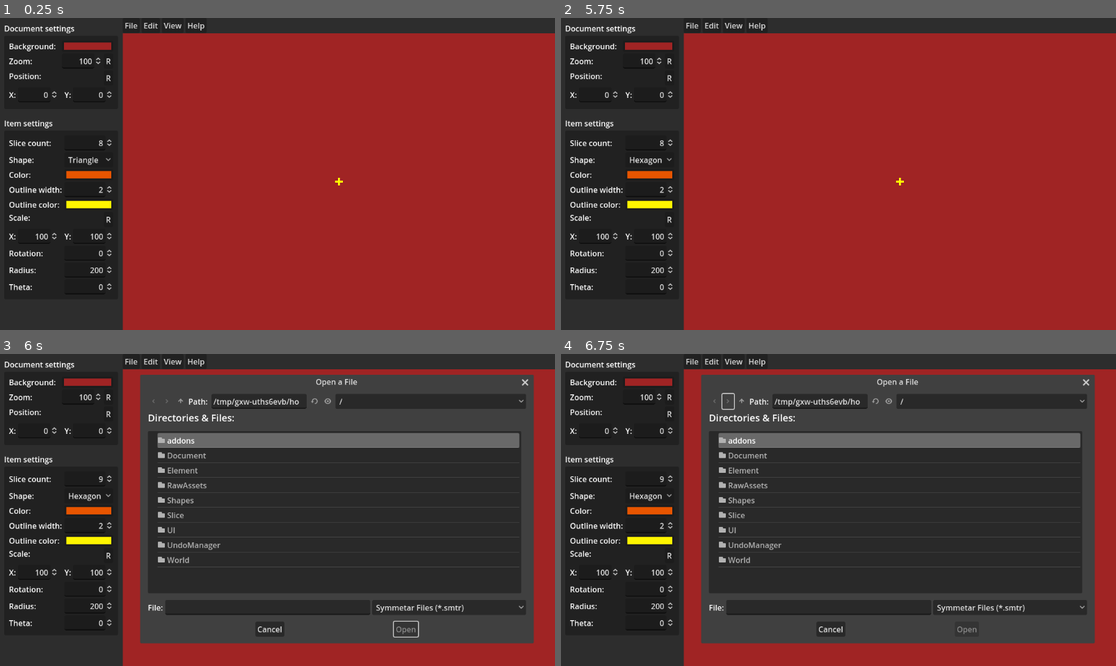
Above: before the commit, frames 1-4 (two rows, left to right).
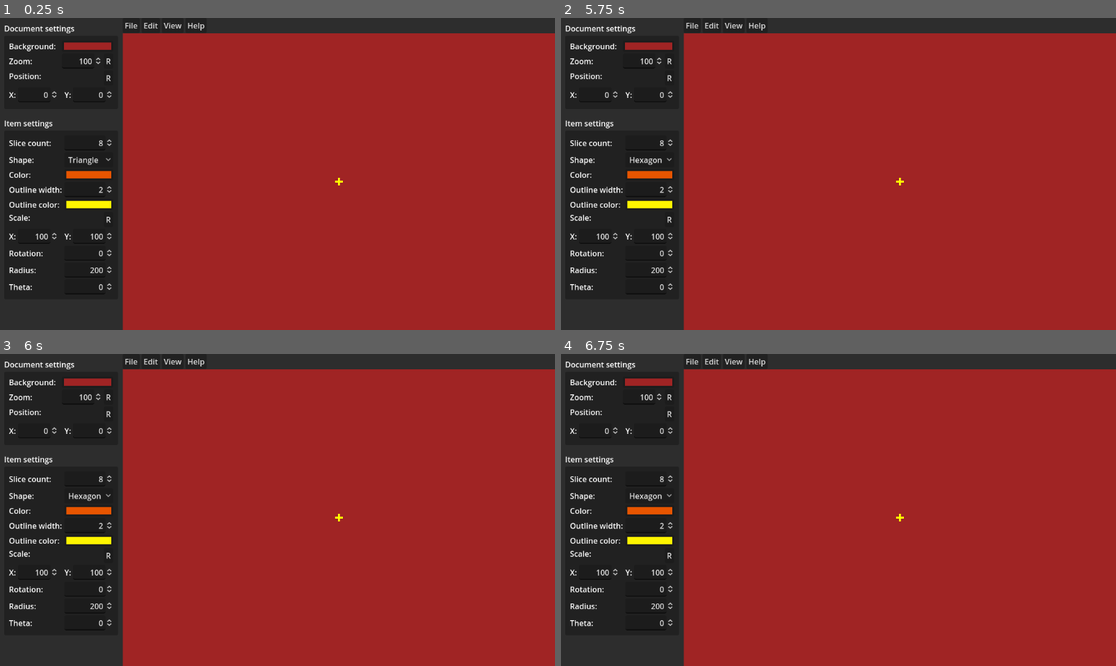
Above: after the commit, the same moments.

Repository: zoeesilcock/symmetar
Game: Godot game, scene res://Main.tscn
The game is run twice, just before and just after one commit, with the same random seed, the same clock (stepped at 60 frames per second) and the same inputs.
Inputs (mouse positions are in pixels of both pictures, inside the frame that each line leads up to):
- Up to frame 1 (0.25 s): no input
- Up to frame 2 (5.75 s): click "R" at 0.5 s; click "R" at 1.25 s; click "Triangle" at 2 s; click "R" at 2.75 s; click "Hexagon" at 3.5 s; tap Enter at 4.25 s; move the mouse to (960, 158) at 4.27 s; hold Up 4.28-5 s; tap U at 4.35 s; click (960, 158) at 4.42 s; tap Space at 5 s; drag from (727, 189) to (810, 236) at 5.02 s
- Up to frame 3 (6 s): tap Enter at 5.75 s; move the mouse to (333, 441) at 5.77 s; hold Up from 5.78 s (still down); tap O at 5.85 s
- Up to frame 4 (6.75 s): tap U at 6.05 s; release Up at 6.5 s; click (727, 400) at 6.52 s

Frames 1-2 are identical in both runs. In frame 3, 61% of the frame differs, in the area x 17-97%, y 6-93%; in frame 4, 61%.

Commit message:
Move the shortcut for increasing/decreasing slice count to the edit menu

Diff:
--- a/UI/AppMenuBar.gd
+++ b/UI/AppMenuBar.gd
@@ -27,6 +27,9 @@
 	REMOVE,
 	CLEAR,
 	SELECT_ALL,
+	SEPARATOR2,
+	INCREASE_SLICE_COUNT,
+	DECREASE_SLICE_COUNT,
 }
 
 enum VIEW_MENU {
@@ -54,6 +57,8 @@
 	edit_menu.set_item_accelerator(EDIT_MENU.REMOVE, modifier|KEY_BACKSPACE)
 	edit_menu.set_item_accelerator(EDIT_MENU.CLEAR, modifier|KEY_X)
 	edit_menu.set_item_accelerator(EDIT_MENU.SELECT_ALL, modifier|KEY_A)
+	edit_menu.set_item_accelerator(EDIT_MENU.INCREASE_SLICE_COUNT, modifier|KEY_UP)
+	edit_menu.set_item_accelerator(EDIT_MENU.DECREASE_SLICE_COUNT, modifier|KEY_DOWN)
 
 	view_menu.set_item_accelerator(VIEW_MENU.HIDE_UI, modifier|KEY_U)
 	view_menu.set_item_accelerator(VIEW_MENU.FULL_SCREEN, modifier|KEY_F)
@@ -84,6 +89,10 @@
 			ui._on_clear_button_pressed()
 		EDIT_MENU.SELECT_ALL:
 			ui._on_select_all_button_pressed()
+		EDIT_MENU.INCREASE_SLICE_COUNT:
+			ui._on_increase_slice_count_button_pressed()
+		EDIT_MENU.DECREASE_SLICE_COUNT:
+			ui._on_decrease_slice_count_button_pressed()
 
 func _on_view_index_pressed(index: int) -> void:
 	match index:
--- a/UI/AppMenuBar.tscn
+++ b/UI/AppMenuBar.tscn
@@ -37,7 +37,7 @@
 
 [node name="Edit" type="PopupMenu" parent="MenuBar"]
 title = "Edit"
-item_count = 7
+item_count = 10
 item_0/text = "Undo"
 item_0/id = 3
 item_1/text = "Redo"
@@ -53,6 +53,13 @@
 item_5/id = 2
 item_6/text = "Select all"
 item_6/id = 6
+item_7/text = ""
+item_7/id = 7
+item_7/separator = true
+item_8/text = "Increase slice count"
+item_8/id = 8
+item_9/text = "Decrease slice count"
+item_9/id = 9
 
 [node name="View" type="PopupMenu" parent="MenuBar"]
 item_count = 2
--- a/UI/UI.gd
+++ b/UI/UI.gd
@@ -57,16 +57,6 @@
 
 	world.document.document_state_replaced.connect(_on_document_state_replaced)
 
-func _input(event: InputEvent) -> void:
-	if event is InputEventKey and event.pressed:
-		event.command_or_control_autoremap = true
-
-		if event.ctrl_pressed:
-			if event.keycode == KEY_UP:
-				slice_count_input.value += 1
-			elif event.keycode == KEY_DOWN:
-				slice_count_input.value -= 1
-
 func _update_edit_form() -> void:
 	if current_element_state != null:
 		slice_count_input.set_value_no_signal(current_element_state.slice_count)
@@ -240,6 +230,12 @@
 	for element: ElementState in world.document.state.elements:
 		ui_state.add_selection(UISelection.new(element.index, slice_index))
 
+func _on_increase_slice_count_button_pressed() -> void:
+	slice_count_input.value += 1
+
+func _on_decrease_slice_count_button_pressed() -> void:
+	slice_count_input.value -= 1
+
 func _on_slice_count_changed(value: float) -> void:
 	var any_change: bool
 
